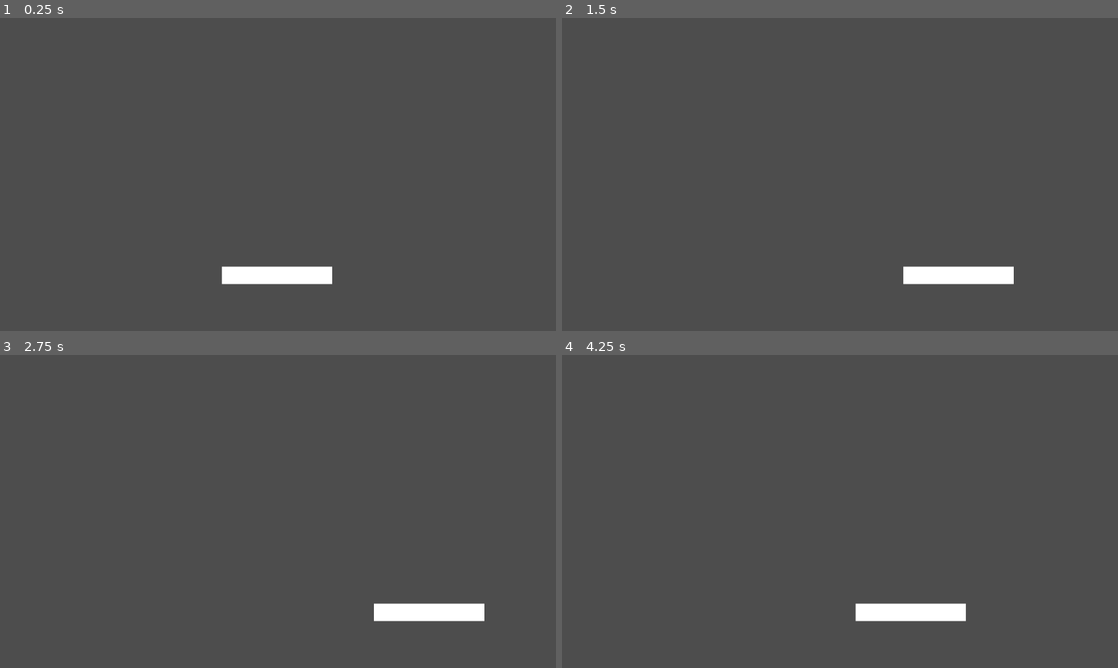
Above: before the commit, frames 1-4 (two rows, left to right).
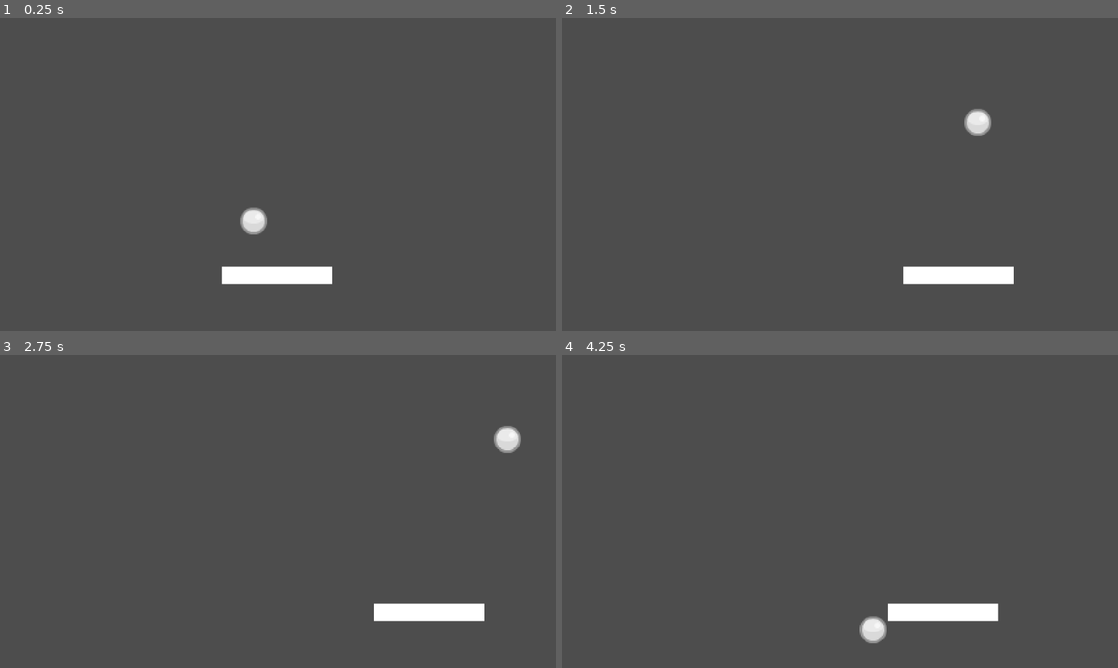
Above: after the commit, the same moments.

Repository: coreypowerdejong/breakout
Game: Godot game, scene res://scenes/game.tscn
Two runs of this game, one before a commit and one after it. Both use one fixed random seed, a clock stepped at 60 frames per second and the inputs below. The project has no main scene, so this scene is started directly.
Inputs:
- Up to frame 1 (0.25 s): no input
- Up to frame 2 (1.5 s): hold Right (move_right) 0.53-1.28 s; hold Left (move_left) from 1.28 s (still down)
- Up to frame 3 (2.75 s): release Left (move_left) at 2.03 s; hold Right (move_right) from 2.03 s (still down)
- Up to frame 4 (4.25 s): release Right (move_right) at 3.53 s; hold Left (move_left) from 3.53 s (still down)

The runs differ from the first frame. In frame 1, 0.3% of the frame differs, in the area x 43-48%, y 60-70%; in frame 2, 0.3%; in frame 3, 0.3%; in frame 4, 1.0%, in the area x 52-79%, y 79-92%.

Commit message:
Add bouncing ball

Diff:
--- a/project.godot
+++ b/project.godot
@@ -33,3 +33,7 @@
 , Object(InputEventKey,"resource_local_to_scene":false,"resource_name":"","device":-1,"window_id":0,"alt_pressed":false,"shift_pressed":false,"ctrl_pressed":false,"meta_pressed":false,"pressed":false,"keycode":0,"physical_keycode":68,"key_label":0,"unicode":100,"echo":false,"script":null)
 ]
 }
+
+[rendering]
+
+textures/canvas_textures/default_texture_filter=0
--- /dev/null
+++ b/scenes/ball.tscn
@@ -0,0 +1,17 @@
+[gd_scene load_steps=4 format=3 uid="uid://dfd1y3ysvbkva"]
+
+[ext_resource type="Texture2D" uid="uid://0am18ko2i8cx" path="res://art/ballGrey.png" id="1_jh3mx"]
+[ext_resource type="Script" path="res://scripts/ball.gd" id="1_yhx0q"]
+
+[sub_resource type="CircleShape2D" id="CircleShape2D_pg8h6"]
+radius = 31.5753
+
+[node name="Ball" type="CharacterBody2D"]
+script = ExtResource("1_yhx0q")
+
+[node name="CollisionShape2D" type="CollisionShape2D" parent="."]
+shape = SubResource("CircleShape2D_pg8h6")
+
+[node name="Sprite2D" type="Sprite2D" parent="."]
+scale = Vector2(2.81818, 2.81818)
+texture = ExtResource("1_jh3mx")
--- a/scenes/game.tscn
+++ b/scenes/game.tscn
@@ -1,6 +1,7 @@
-[gd_scene load_steps=6 format=3 uid="uid://cm1lbsuv1sl3m"]
+[gd_scene load_steps=7 format=3 uid="uid://cm1lbsuv1sl3m"]
 
 [ext_resource type="PackedScene" uid="uid://2d1qr0dtbtxs" path="res://scenes/paddle.tscn" id="1_eymcb"]
+[ext_resource type="PackedScene" uid="uid://dfd1y3ysvbkva" path="res://scenes/ball.tscn" id="2_gjs31"]
 
 [sub_resource type="WorldBoundaryShape2D" id="WorldBoundaryShape2D_pxpn5"]
 
@@ -44,3 +45,6 @@
 
 [node name="Paddle" parent="." instance=ExtResource("1_eymcb")]
 position = Vector2(638, 592)
+
+[node name="Ball" parent="." instance=ExtResource("2_gjs31")]
+position = Vector2(509, 392)
--- /dev/null
+++ b/scripts/ball.gd
@@ -0,0 +1,14 @@
+extends CharacterBody2D
+
+
+const SPEED = 300.0
+
+func _ready():
+	velocity = Vector2(300, 300)
+
+
+func _physics_process(delta):
+
+	var collision: KinematicCollision2D = move_and_collide(delta * velocity)
+	if collision:
+		velocity = velocity.bounce(collision.get_normal())
--- a/scripts/paddle.gd
+++ b/scripts/paddle.gd
@@ -13,4 +13,4 @@
 	else:
 		velocity.x = move_toward(velocity.x, 0, SPEED)
 
-	move_and_slide()
+	move_and_collide(delta * velocity)
Binary file added: art/ballGrey.png
Not shown, added: art/ballGrey.png.import
